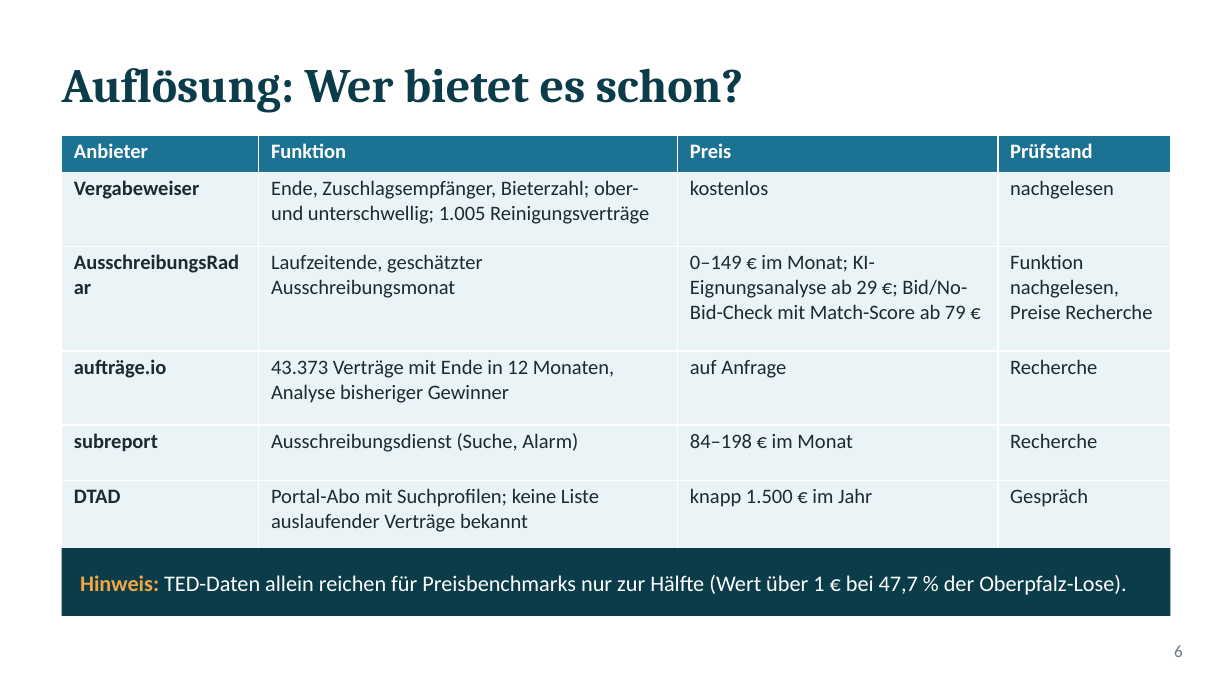
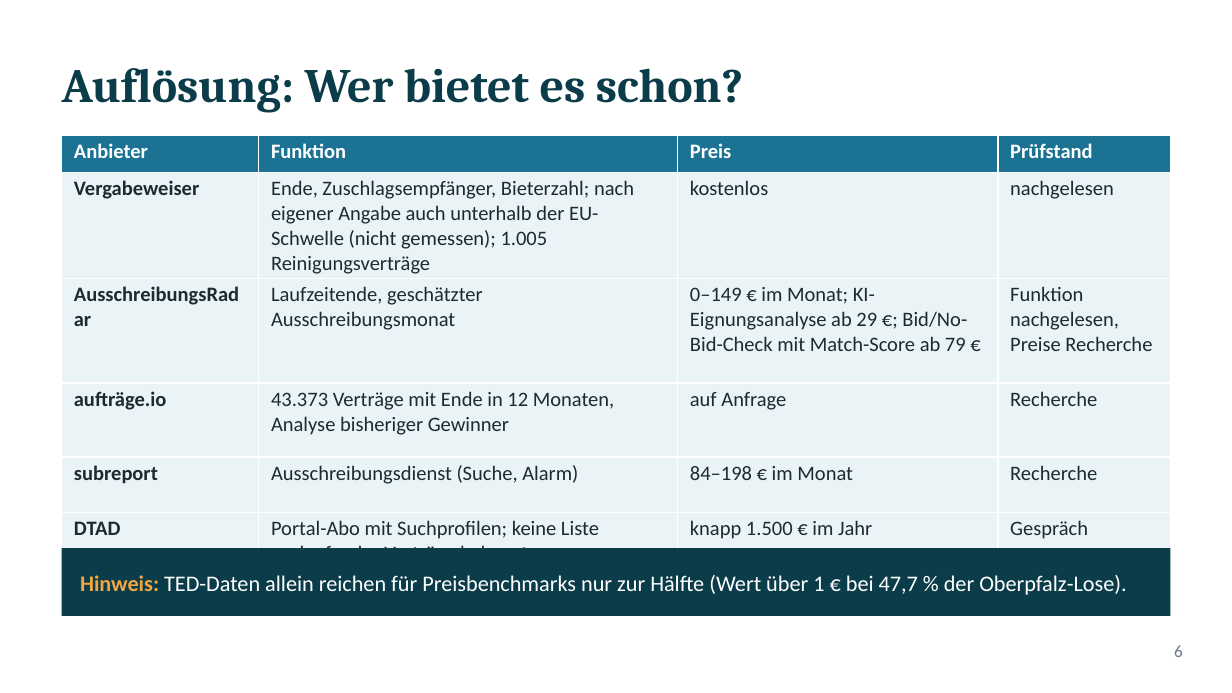
Before and after one commit to ludwigrichthammer9-web/vergabe_radar, a slide deck: slide 6 of docs/vortrag/vortrag_vergabe_radar.pptx. Drawn at 1232x693 pixels with LibreOffice and Linux fonts; fonts in the diff are those of the drawing. Boxes give left, top, right and bottom in pixels: in the first picture for what was removed or moved away, otherwise in the second. Text is boxed around its words. In the diff, an @@ line names an element or a change of style, - is before the commit and + after.

```diff
--- a/docs/vortrag/vortrag_vergabe_radar.pptx
+++ b/docs/vortrag/vortrag_vergabe_radar.pptx
@@ table at [62,136,1170,554] @@
-row 2, column 2: Ende, Zuschlagsempfänger, Bieterzahl; ober- und unterschwellig; 1.005 Reinigungsverträge
+row 2, column 2: Ende, Zuschlagsempfänger, Bieterzahl; nach eigener Angabe auch unterhalb der EU-Schwelle (nicht gemessen); 1.005 Reinigungsverträge
```
Also in this commit, not shown: 5 other slides changed, 12 other files.
